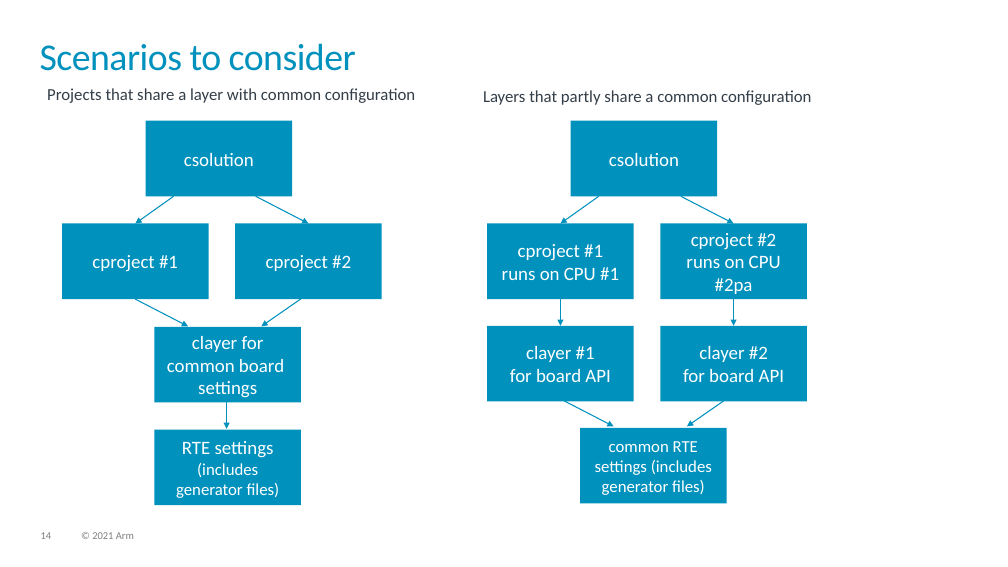
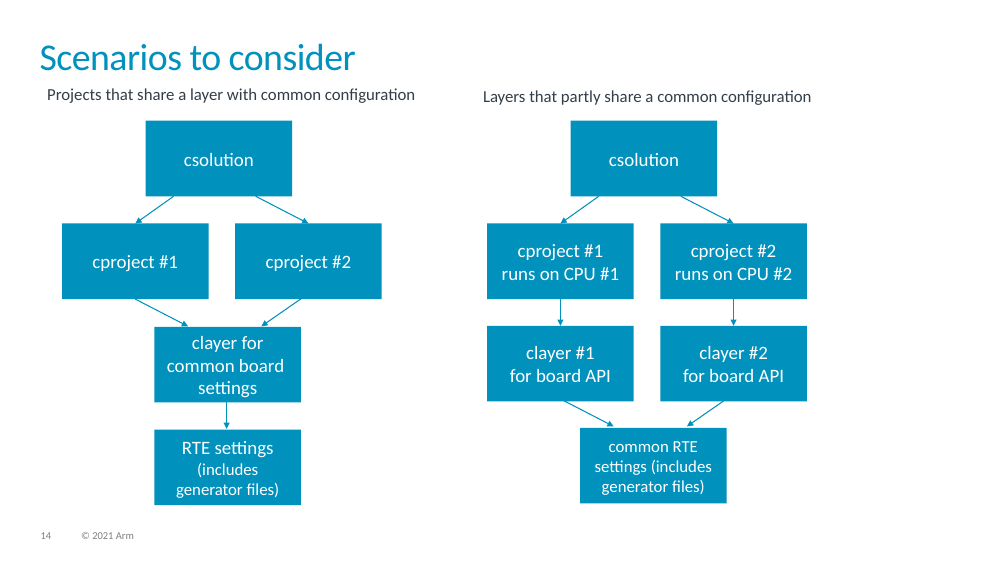
Before and after one commit to Open-CMSIS-Pack/cmsis-toolbox, a slide deck: slide 14 of docs/images/overview.pptx. Drawn at 1008x567 pixels with LibreOffice and Linux fonts; fonts in the diff are those of the drawing. Boxes give left, top, right and bottom in pixels: in the first picture for what was removed or moved away, otherwise in the second. Text is boxed around its words. In the diff, an @@ line names an element or a change of style, - is before the commit and + after.

```diff
--- a/docs/images/overview.pptx
+++ b/docs/images/overview.pptx
@@ text in rectangle at box(675, 244, 792, 280): text changed @@
-cproject #2
-runs on CPU #2pa
+cproject #2
+runs on CPU #2
```
Also in this commit, not shown: 1 other slide changed, 4 other files.
